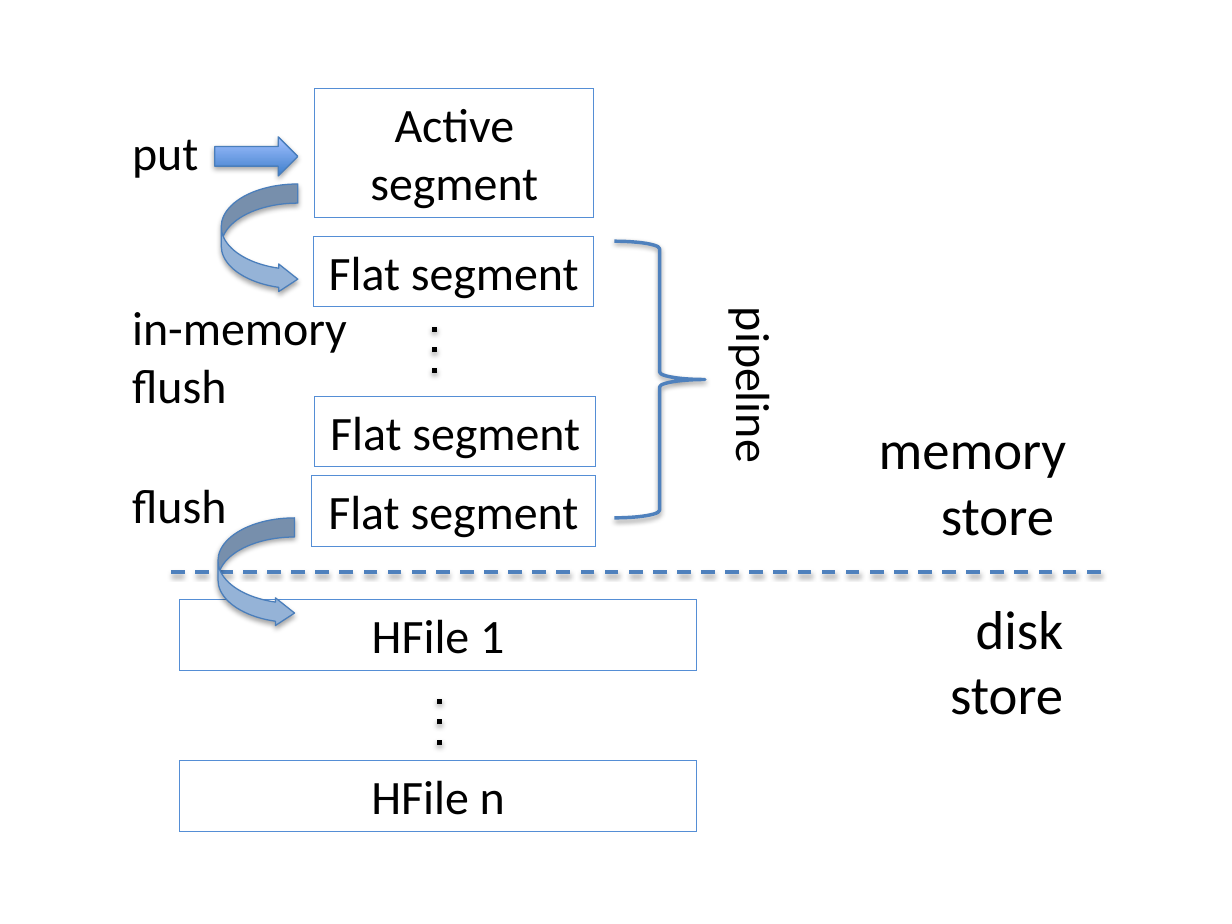
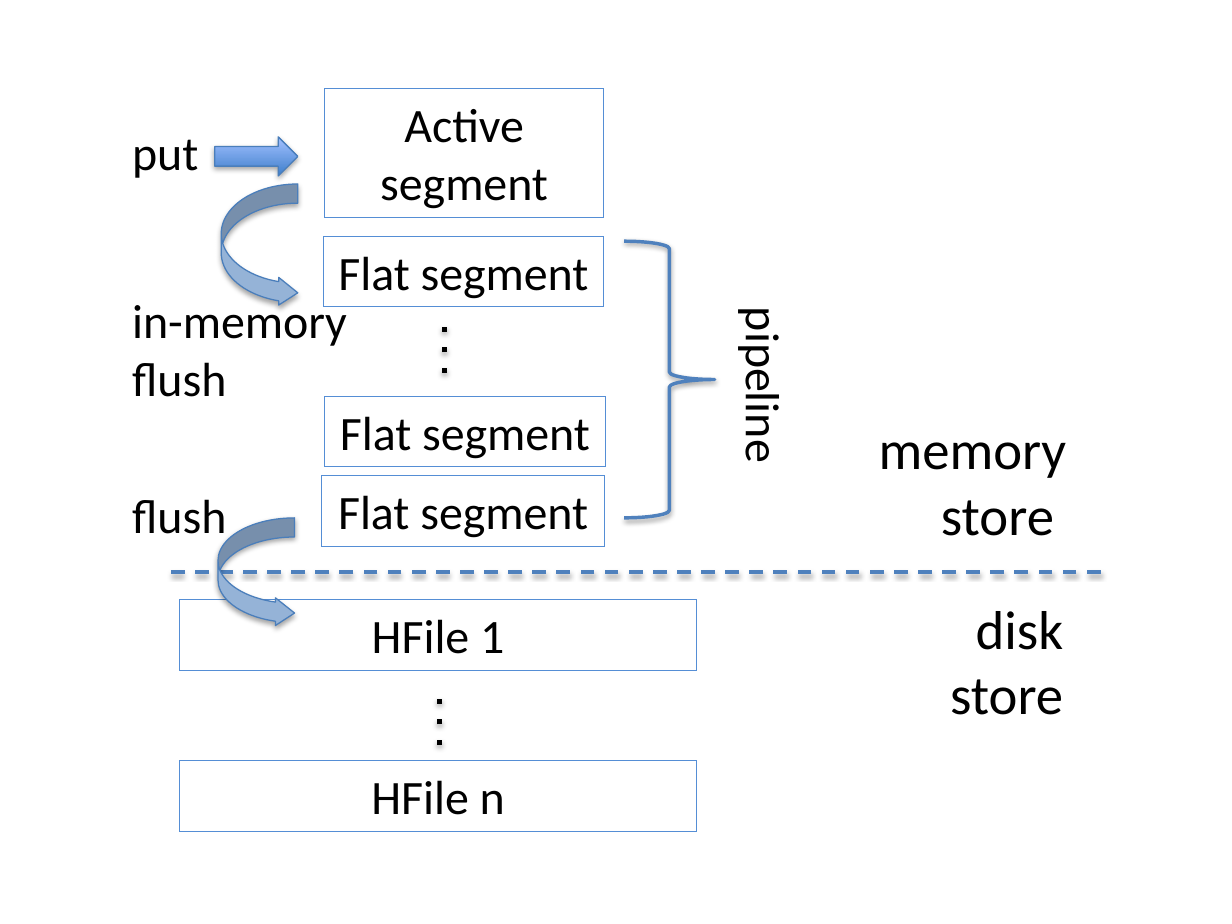
Before and after one commit to iditkeidar/Accordion, a slide deck: slide 2 of FAST2018-submission/LSM.pptx. Drawn at 1232x924 pixels with LibreOffice and Linux fonts; fonts in the diff are those of the drawing. Boxes give left, top, right and bottom in pixels: in the first picture for what was removed or moved away, otherwise in the second. Text is boxed around its words. In the diff, an @@ line names an element or a change of style, - is before the commit and + after.

```diff
--- a/FAST2018-submission/LSM.pptx
+++ b/FAST2018-submission/LSM.pptx
@@ curved right arrow: place and size @@
-curved right arrow at bbox=[222, 184, 298, 292]
+curved right arrow at bbox=[222, 184, 298, 307]
@@ 4 rectangles, 1 text, 1 line, 1 right brace: place and size @@
-4 rectangles, 1 text, 1 line, 1 right brace at bbox=[312, 89, 781, 546]
+4 rectangles, 1 text, 1 line, 1 right brace at bbox=[322, 89, 791, 546]
@@ text "in-memory": place and size @@
-text "in-memory" at bbox=[132, 305, 347, 404]
+text "in-memory" at bbox=[132, 298, 347, 397]
@@ text "flush" rewrapped from bbox=[132, 489, 226, 524] to bbox=[132, 499, 226, 545] @@
```
Also in this commit, not shown: 1 other slide changed, 7 other files.
